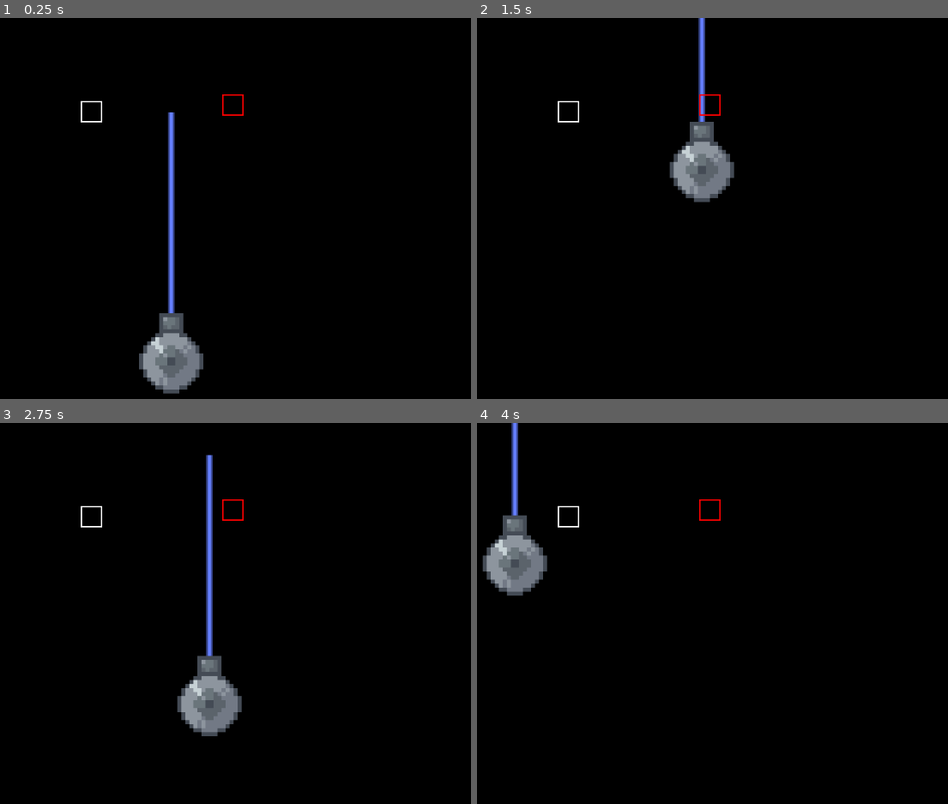
Above: before the commit, frames 1-4 (two rows, left to right).
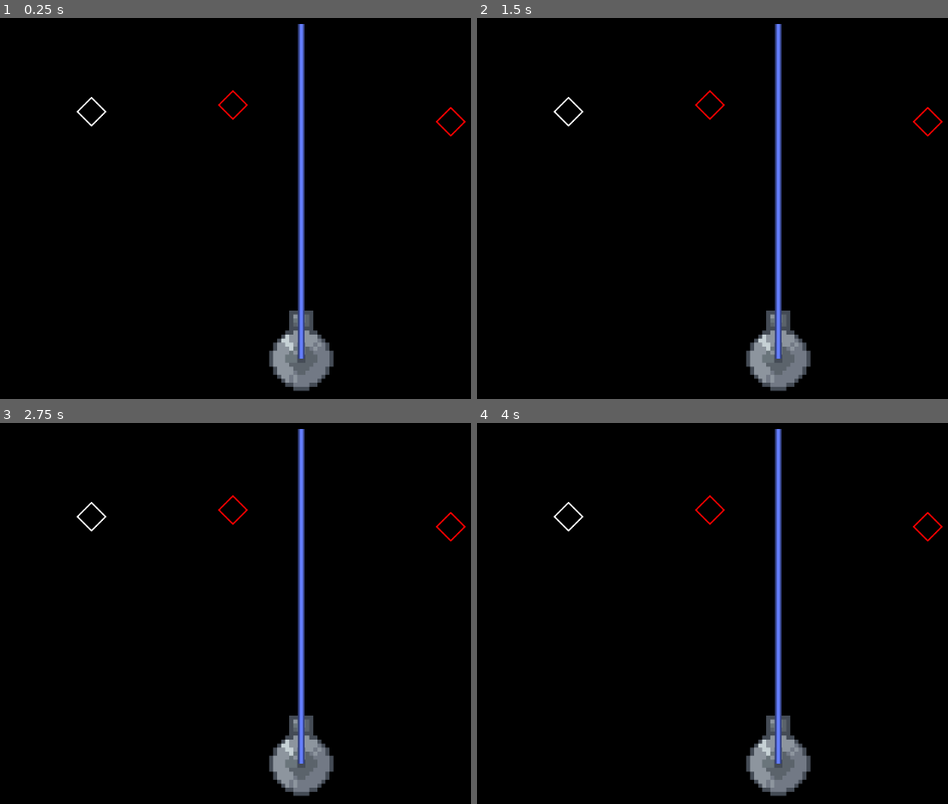
Above: after the commit, the same moments.

Repository: Myles512/AGJ2021
Game: Godot game, scene res://Scenes/TestScene.tscn
Two runs of this game, one before a commit and one after it. Both use one fixed random seed, a clock stepped at 60 frames per second and the inputs below. This scene is started directly instead of the project's main scene.
Inputs (mouse positions are in pixels of both pictures, inside the frame that each line leads up to):
- Up to frame 1 (0.25 s): no input
- Up to frame 2 (1.5 s): tap Enter at 0.5 s; drag from (646, 360) to (707, 105) at 0.52 s; tap Space at 1.25 s; drag from (707, 105) to (684, 299) at 1.27 s
- Up to frame 3 (2.75 s): tap Enter at 2 s; move the mouse to (310, 537) at 2.02 s; press the mouse at (310, 537) at 2.03 s
- Up to frame 4 (4 s): release the mouse at (787, 537) at 2.75 s; tap Space at 2.75 s; drag from (684, 704) to (514, 563) at 2.77 s; tap Enter at 3.5 s; move the mouse to (924, 685) at 3.52 s; press the mouse at (924, 685) at 3.53 s

The runs differ from the first frame. In frame 1, 6.2% of the frame differs, in the area x 16-99%, y 1-99%; in frame 2, 5.7%; in frame 3, 6.1%; in frame 4, 5.7%.

Commit message:
working on laser bouncing. It is not going as planned.

Diff:
--- a/Scenes/Laser.tscn
+++ b/Scenes/Laser.tscn
@@ -1,9 +1,15 @@
-[gd_scene load_steps=2 format=2]
+[gd_scene load_steps=3 format=2]
 
 [ext_resource path="res://GFX/laserbeam.png" type="Texture" id=1]
+[ext_resource path="res://Scripts/Laser.gd" type="Script" id=2]
 
-[node name="Line2D" type="Line2D"]
-visible = false
-points = PoolVector2Array( 0, 0, 89, -44 )
+[node name="Laser" type="Line2D"]
+points = PoolVector2Array( 0, 0, 0, -300 )
 texture = ExtResource( 1 )
 texture_mode = 1
+script = ExtResource( 2 )
+
+[node name="RayCast2D" type="RayCast2D" parent="."]
+enabled = true
+cast_to = Vector2( 0, -300 )
+collide_with_areas = true
--- a/Scenes/TestScene.tscn
+++ b/Scenes/TestScene.tscn
@@ -18,10 +18,16 @@
 }
 
 [node name="Turret" parent="." instance=ExtResource( 1 )]
-position = Vector2( 404, 513 )
+position = Vector2( 598, 509 )
 
 [node name="ReflectiveSurface" parent="." instance=ExtResource( 2 )]
 position = Vector2( 496, 130 )
+rotation = 0.785398
+
+[node name="ReflectiveSurface3" parent="." instance=ExtResource( 2 )]
+position = Vector2( 821, 155 )
+rotation = 0.785398
 
 [node name="ReflectiveSurface2" parent="." instance=ExtResource( 3 )]
 position = Vector2( 285, 140 )
+rotation = 0.785398
--- a/Scenes/Turret.tscn
+++ b/Scenes/Turret.tscn
@@ -15,8 +15,8 @@
 __meta__ = {
 "_edit_group_": true
 }
+laser_scene = ExtResource( 3 )
 rotate_speed = 0.4
-laser_distance = 300
 debug_drawraycast = true
 
 [node name="Sprite" type="Sprite" parent="."]
@@ -36,9 +36,6 @@
 [node name="Laserstart" type="Node2D" parent="."]
 position = Vector2( 0, -72 )
 
-[node name="DebugLaser" parent="." instance=ExtResource( 3 )]
-points = PoolVector2Array( 0, -72, 0, -372 )
-
 [connection signal="mouse_entered" from="PickupArea" to="." method="_on_PickupArea_mouse_entered"]
 [connection signal="mouse_exited" from="PickupArea" to="." method="_on_PickupArea_mouse_exited"]
 [connection signal="mouse_entered" from="RotateArea" to="." method="_on_RotateArea_mouse_entered"]
--- /dev/null
+++ b/Scripts/Laser.gd
@@ -0,0 +1,51 @@
+extends Line2D
+
+export(PackedScene) var laser_scene = load("res://Scenes/Laser.tscn")
+export var laser_distance = 500
+
+var start_pos = Vector2()
+var end_pos = Vector2()
+var next_laser
+var laser_root_source
+var root_node
+
+
+func _ready():
+	root_node = get_tree().get_current_scene()
+	end_pos = start_pos
+	end_pos.y -= laser_distance
+	$RayCast2D.cast_to = end_pos
+
+
+
+func _process(delta):
+	set_point_position(0, start_pos)
+	set_point_position(1, end_pos)
+
+
+
+func _physics_process(delta):
+	if $RayCast2D.is_colliding():
+		var collision_point_world = $RayCast2D.get_collision_point()
+		var collision_point = get_parent().transform.xform_inv(collision_point_world) - position
+		print($RayCast2D.get_collider().name)
+		var collision_normal = $RayCast2D.get_collision_normal()
+		end_pos = collision_point
+		make_laser()
+		next_laser.visible = true
+		next_laser.rotation_degrees = 90
+		next_laser.position = collision_point
+	else:
+		end_pos = start_pos
+		end_pos.y -= laser_distance
+		if next_laser != null:
+			next_laser.visible = false
+
+
+
+func make_laser():
+	if next_laser == null:
+		var new_laser = laser_scene.instance()
+		new_laser.laser_root_source = laser_root_source
+		laser_root_source.add_child(new_laser)
+		next_laser = new_laser
--- a/Scripts/Turret.gd
+++ b/Scripts/Turret.gd
@@ -3,7 +3,7 @@
 #scene settings
 export(PackedScene) var laser_scene
 export var rotate_speed = 0.01
-export var laser_distance = 100
+export var laser_distance = 500
 
 #debug stuff
 export var debug_drawraycast = false
@@ -12,6 +12,7 @@
 var mouse_in_drag = false
 var dragging = false
 var rotating = false
+var next_laser
 
 
 
@@ -20,22 +21,43 @@
 
 
 
-func _physics_process(delta):
-	laser()
+func _process(delta):
+	make_laser()
 
 
 
-func laser():
-	var space_state = get_world_2d().direct_space_state
-	var testpoint = Vector2()
-	testpoint += $Laserstart.position
-	testpoint.y -= laser_distance
-	if debug_drawraycast:
-		$DebugLaser.set_point_position(0, $Laserstart.position)
-		$DebugLaser.set_point_position(1, testpoint)
-		$DebugLaser.visible = true
-	var result = space_state.intersect_ray($Laserstart.position, testpoint, [self])
-	#print(result.size())
+func make_laser():
+	if next_laser == null:
+		var new_laser = laser_scene.instance()
+#		new_laser.position = $Laserstart.position
+		new_laser.laser_root_source = self
+		add_child(new_laser)
+		next_laser = new_laser
+#func make_laser():
+#	if lasers_array.size() == 0:
+#		var new_laser = laser_scene.instance()
+#		new_laser.position = $Laserstart.position
+#		new_laser.end_pos.y -= laser_distance
+#		add_child(new_laser)
+#		lasers_array.append(new_laser)
+#	var space_state = get_world_2d().direct_space_state
+#	var testpoint = Vector2()
+#	if $RayCast2D.is_colliding():
+##		print($RayCast2D.get_collider().to_string())
+#		testpoint = transform.xform_inv($RayCast2D.get_collision_point())
+#		var collision_normal = $RayCast2D.get_collision_normal()
+##		print(collision_normal)
+#		var reflected_angle = (testpoint - position).normalized().bounce(collision_normal)
+#		print(reflected_angle)
+#	else:
+#		testpoint += $Laserstart.position
+#		testpoint.y -= laser_distance
+#	if debug_drawraycast:
+#		$DebugLaser.set_point_position(0, $Laserstart.position)
+#		$DebugLaser.set_point_position(1, testpoint)
+#		$DebugLaser.visible = true
+#	var result = space_state.intersect_ray($Laserstart.position, testpoint, [self])
+#	print(result.size())
 #	if result.collider != null:
 #		print(result[0].collider.name)
 
